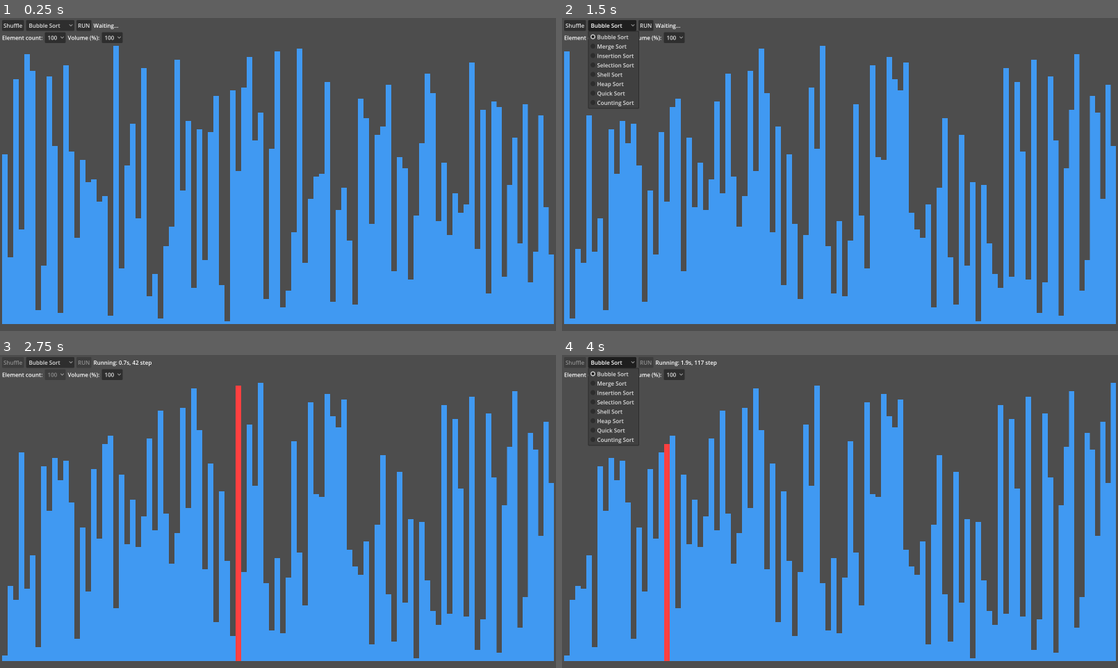
Above: before the commit, frames 1-4 (two rows, left to right).
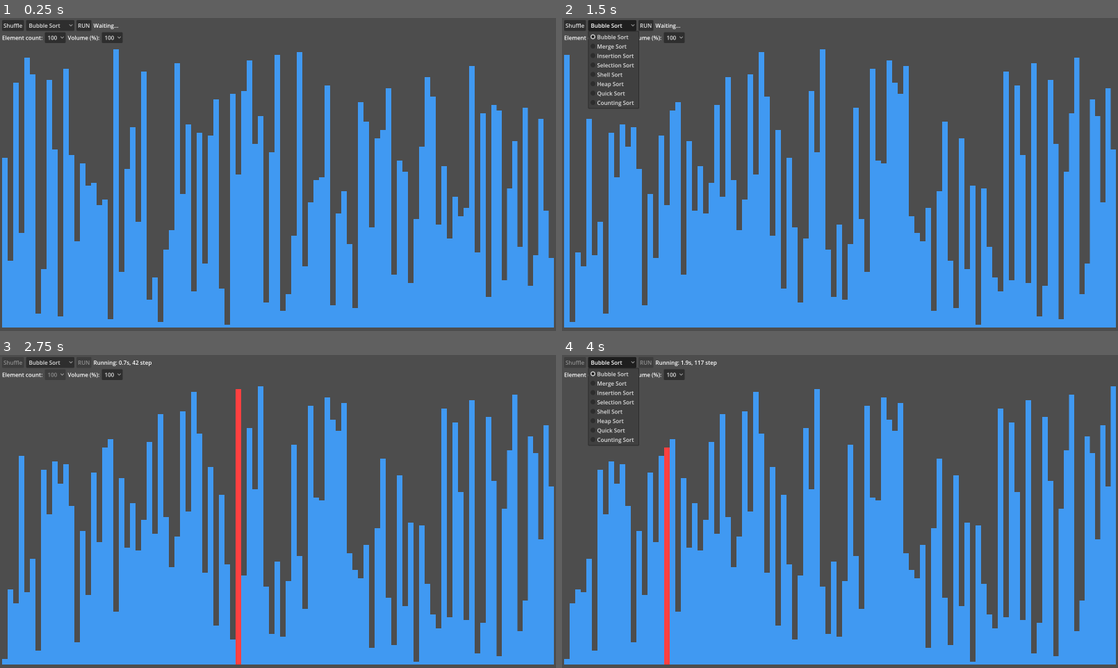
Above: after the commit, the same moments.

Repository: jiro4989/sort_visualizer
Game: Godot game, scene res://src/main.tscn
Two runs of this game, one before a commit and one after it. Both use one fixed random seed, a clock stepped at 60 frames per second and the inputs below.
Inputs:
- Up to frame 1 (0.25 s): no input
- Up to frame 2 (1.5 s): click "Shuffle" at 0.5 s; click "Bubble Sort" at 1.25 s
- Up to frame 3 (2.75 s): click "RUN" at 2 s
- Up to frame 4 (4 s): click "100" at 2.75 s; click "Bubble Sort" at 3.5 s

The runs differ from the first frame. In frame 1, 2.2% of the frame differs, in the area x 0-100%, y 8-99%; in frame 2, 2.2%; in frame 3, 2.2%; in frame 4, 2.2%.

Commit message:
fix: merge_sort と counting_sort 中にたまに高さがずれる不具合を修正

Diff:
--- a/src/main.gd
+++ b/src/main.gd
@@ -49,10 +49,20 @@
 var sort_algorithms_map: Dictionary[String, Sorter] = {}
 
 func _ready() -> void:
+	setup_visualization_layout()
 	setup_sound_stream()
 	setup_sort_algorithm()
 	setup_sort_values()
 	shuffle_sort_values()
+
+## ソート中に上段 UI の高さやスタイル差し替えで可視化エリアの割当高さが揺れないようにする。
+func setup_visualization_layout() -> void:
+	sort_visualization_area.custom_minimum_size.y = VISUALIZATION_AREA_HEIGHT
+	sort_visualization_area.size_flags_vertical = Control.SIZE_EXPAND_FILL
+	status_label.clip_text = true
+	status_label.autowrap_mode = TextServer.AUTOWRAP_OFF
+	status_label.text_overrun_behavior = TextServer.OVERRUN_TRIM_ELLIPSIS
+	status_label.size_flags_horizontal = Control.SIZE_EXPAND_FILL
 
 func setup_sort_algorithm() -> void:
 	for sorter in sort_algorithms:
--- a/src/sort_bar.gd
+++ b/src/sort_bar.gd
@@ -3,6 +3,7 @@
 var value: int
 var column: VBoxContainer
 var panel: Panel
+var panel_style: StyleBoxFlat
 var bar_width: float
 var bar_height: float
 
@@ -23,20 +24,25 @@
 	panel = Panel.new()
 	panel.size_flags_horizontal = Control.SIZE_EXPAND_FILL
 
+	panel_style = StyleBoxFlat.new()
+	panel_style.bg_color = color
+	# panel の角を丸めない
+	panel_style.corner_radius_top_left = 0
+	panel_style.corner_radius_top_right = 0
+	panel_style.corner_radius_bottom_right = 0
+	panel_style.corner_radius_bottom_left = 0
+	panel.add_theme_stylebox_override("panel", panel_style)
+
 	set_value(value)
 	apply_panel_style(color)
 	column.add_child(panel)
 
 ## Panel の背景色を変更する。
 func apply_panel_style(color: Color) -> void:
-	var style_box := StyleBoxFlat.new()
-	style_box.bg_color = color
-	# panel の角を丸めない
-	style_box.corner_radius_top_left = 0
-	style_box.corner_radius_top_right = 0
-	style_box.corner_radius_bottom_right = 0
-	style_box.corner_radius_bottom_left = 0
-	panel.add_theme_stylebox_override("panel", style_box)
+	if panel_style.bg_color == color:
+		return
+	panel_style.bg_color = color
+	panel.queue_redraw()
 
 func get_value() -> int:
 	return value
